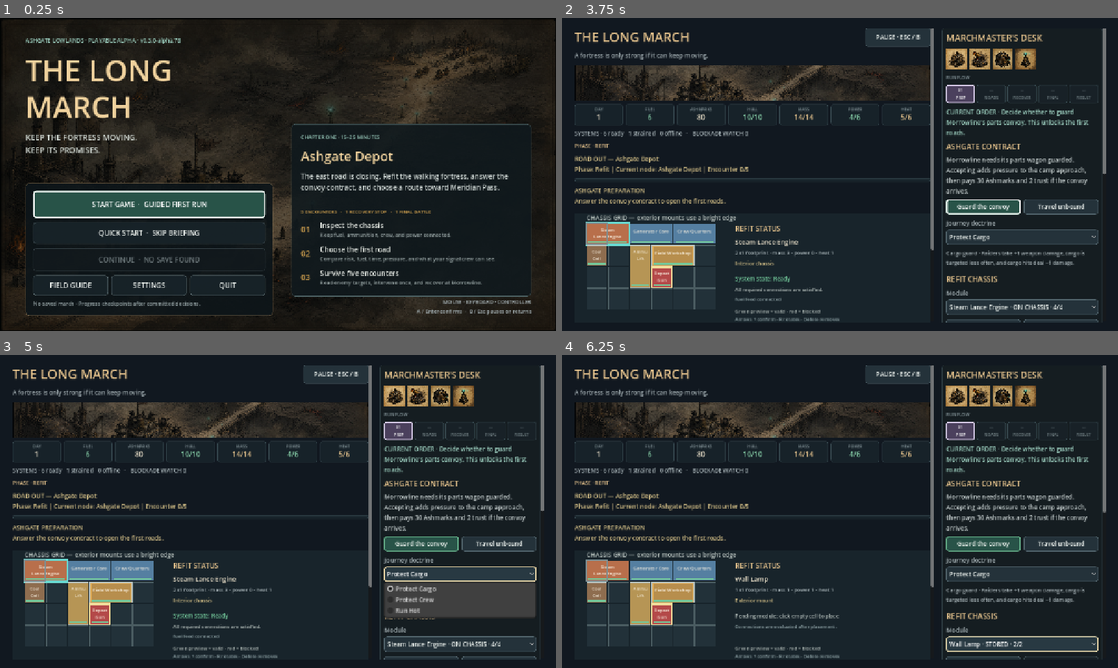
Above: before the commit, frames 1-4 (two rows, left to right).
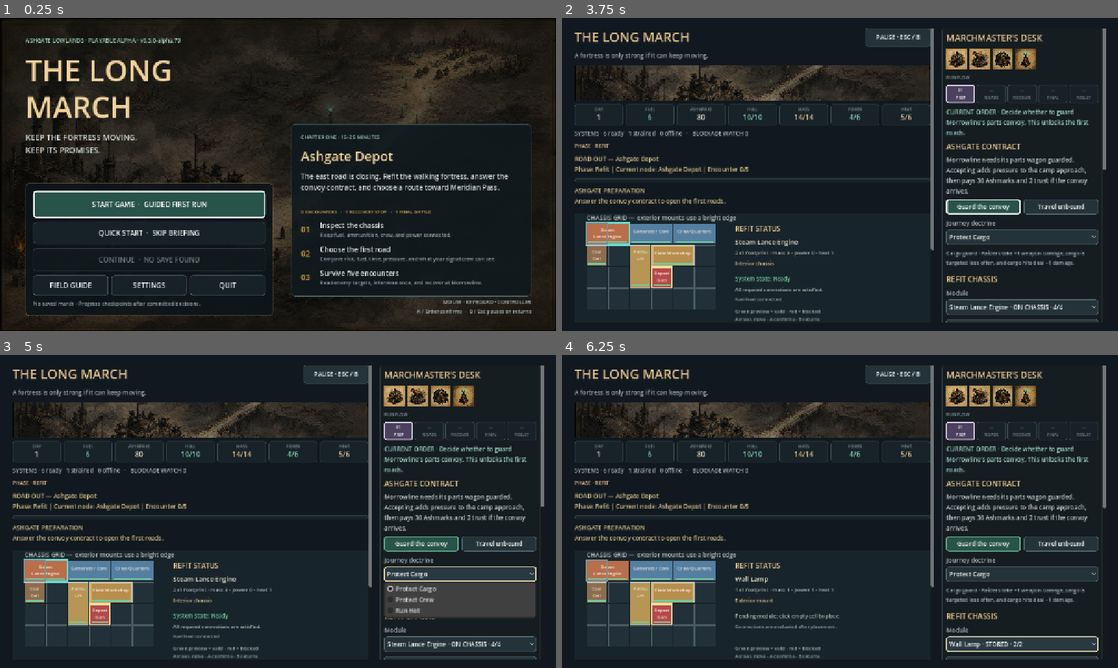
Above: after the commit, the same moments.

Repository: raphaelroshan/the-long-march
Game: Godot game, scene res://scenes/App.tscn
The game is run twice, just before and just after one commit, with the same random seed, the same clock (stepped at 60 frames per second) and the same inputs.
Inputs (mouse positions are in pixels of both pictures, inside the frame that each line leads up to):
- Up to frame 1 (0.25 s): no input
- Up to frame 2 (3.75 s): click "START GAME · GUIDED FIRST RUN" at 0.5 s; click "Guard the convoy" at 1.25 s; click "Travel unbound" at 2 s; click (1023, 327) at 2.75 s, where only the run after the commit has a clickable "EDIT CHASSIS · ARROWS + A"; click "SKIP BRIEFING" at 3.5 s
- Up to frame 3 (5 s): click "Protect Cargo" at 4.25 s
- Up to frame 4 (6.25 s): click "Steam Lance Engine · ON CHASS…" at 5 s; click (984, 664) at 5.75 s, where only the run before the commit has a clickable "Rotate"

The runs differ from the first frame. In frame 1, less than 0.1% of the frame differs, in the area x 31-33%, y 6-8%; in frame 2, 0.1%; in frame 3, 0.1%; in frame 4, 0.1%, in the area x 34-98%, y 48-98%.

Commit message:
Make chassis editing controller discoverable

Diff:
--- a/project.godot
+++ b/project.godot
@@ -4,7 +4,7 @@
 
 [application]
 config/name="The Long March"
-config/version="0.3.0-alpha.78"
+config/version="0.3.0-alpha.79"
 run/main_scene="res://scenes/App.tscn"
 config/features=PackedStringArray("4.4", "GL Compatibility")
 
--- a/src/ui/main.gd
+++ b/src/ui/main.gd
@@ -30,7 +30,7 @@
 	},
 	{
 		"title": "Read the machine",
-		"body": "Select an installed module to see what keeps it Ready. Engines need adjacent fuel; weapons benefit from ammunition lifts; workshops need crew and work better beside parts. Moving one system can weaken another.",
+		"body": "Select an installed module to see what keeps it Ready. Engines need adjacent fuel; weapons benefit from ammunition lifts; workshops need crew. Choose Edit Chassis; arrows move the gold cursor, A or Enter acts, and B or Escape returns.",
 		"action": "TRY THIS · Select the Steam Lance Engine and read its dependency status before changing the layout."
 	},
 	{
@@ -60,6 +60,7 @@
 var route_option: OptionButton
 var doctrine_option: OptionButton
 var module_option: OptionButton
+var focus_chassis_button: Button
 var rotate_button: Button
 var remove_button: Button
 var travel_button: Button
@@ -425,6 +426,7 @@
 	fortress_panel.grid_cell_pressed.connect(_on_grid_cell_pressed)
 	fortress_panel.rotate_requested.connect(_on_rotate_pressed)
 	fortress_panel.remove_requested.connect(_on_remove_pressed)
+	fortress_panel.focus_exit_requested.connect(_on_fortress_focus_exit_requested)
 	left.add_child(fortress_panel)
 
 	event_label = Label.new()
@@ -507,6 +509,11 @@
 	_select_module_option(selected_module_id)
 	module_group = _labeled_control("Module", module_option)
 	controls.add_child(module_group)
+	focus_chassis_button = Button.new()
+	focus_chassis_button.text = "EDIT CHASSIS · ARROWS + A"
+	focus_chassis_button.tooltip_text = "Move keyboard or controller focus to the chassis. Use arrows to move, A or Enter to select or place, and B or Escape to return."
+	focus_chassis_button.pressed.connect(_focus_chassis_for_refit)
+	controls.add_child(focus_chassis_button)
 
 	refit_actions = HBoxContainer.new()
 	refit_actions.add_theme_constant_override("separation", 8)
@@ -1176,6 +1183,8 @@
 	else:
 		_set_event("Contract choice blocked: %s." % String(result.get("reason", "unknown")))
 	_refresh_ui()
+	if bool(result.get("ok", false)):
+		focus_current_action.call_deferred()
 
 func _on_campaign_node_pressed(index: int) -> void:
 	if index < 0 or index >= campaign_node_buttons.size():
@@ -1249,6 +1258,18 @@
 	else:
 		_set_event("%s is no longer available in this run." % module_name)
 	_refresh_ui()
+
+func _focus_chassis_for_refit() -> void:
+	if not state.can_refit():
+		return
+	if selected_module_cell.x >= 0:
+		fortress_panel.cursor_cell = selected_module_cell
+	fortress_panel.queue_redraw()
+	fortress_panel.grab_focus()
+
+func _on_fortress_focus_exit_requested() -> void:
+	if _control_can_receive_focus(focus_chassis_button):
+		_focus_control(focus_chassis_button)
 
 func _sync_selected_module_context() -> void:
 	selected_module_cell = Vector2i(-1, -1)
@@ -1672,12 +1693,13 @@
 			selected_shape.x,
 			selected_shape.y,
 			mount_text,
-			"Selected on chassis; click an empty cell to move it." if not selected_installed.is_empty() else "Click an empty cell to place it.",
+			"Selected on chassis; choose an empty cell to move it." if not selected_installed.is_empty() else "Choose an empty cell to place it.",
 			dependency_text
 		]
 	else:
 		refit_label.text = "Refit locked during the journey. The current chassis remains visible for battle inspection."
 	module_option.disabled = not state.can_refit()
+	focus_chassis_button.disabled = not state.can_refit()
 	rotate_button.disabled = not state.can_refit()
 	remove_button.disabled = not state.can_refit() or selected_installed.is_empty()
 	var is_refit_phase := state.phase in ["refit", "settlement"]
@@ -1694,6 +1716,7 @@
 	phase_badge.text = "PHASE · %s" % state.phase.replace("_", " ").to_upper()
 	refit_title.visible = is_refit_phase
 	module_group.visible = is_refit_phase
+	focus_chassis_button.visible = is_refit_phase
 	refit_actions.visible = is_refit_phase
 	refit_label.visible = is_refit_phase
 	route_group.visible = state.phase == "refit" and not state.campaign_active
@@ -1933,6 +1956,7 @@
 	signal grid_cell_pressed(cell: Vector2i)
 	signal rotate_requested
 	signal remove_requested
+	signal focus_exit_requested
 
 	var state: LongMarchState
 	const CELL := 50.0
@@ -1956,7 +1980,9 @@
 		mouse_filter = Control.MOUSE_FILTER_STOP
 		focus_mode = Control.FOCUS_ALL
 		mouse_default_cursor_shape = Control.CURSOR_POINTING_HAND
-		tooltip_text = "Click a module to select it, or click an empty cell to place or move. Use arrow keys and Enter after focusing the chassis."
+		tooltip_text = "Click a module to select it, or click an empty cell to place or move. With keyboard or controller focus, use arrows and A or Enter; B or Escape returns to the desk."
+		focus_entered.connect(queue_redraw)
+		focus_exited.connect(queue_redraw)
 
 	func _grid_rect() -> Rect2:
 		return Rect2(ORIGIN, Vector2(LongMarchState.GRID_WIDTH * CELL, LongMarchState.GRID_HEIGHT * CELL))
@@ -1999,6 +2025,9 @@
 		elif event.is_action_pressed("ui_accept"):
 			grid_cell_pressed.emit(cursor_cell)
 			accept_event()
+		elif event.is_action_pressed("ui_cancel"):
+			focus_exit_requested.emit()
+			accept_event()
 		elif event is InputEventKey and event.pressed and not event.echo:
 			if event.keycode == KEY_R:
 				rotate_requested.emit()
@@ -2061,13 +2090,15 @@
 			draw_string(ThemeDB.fallback_font, Vector2(x, 178), "Connections are evaluated after placement.", HORIZONTAL_ALIGNMENT_LEFT, 320, 11, Color("#8fa3a7"))
 		if state.can_refit():
 			draw_string(ThemeDB.fallback_font, Vector2(x, 228), "Green preview = valid · red = blocked", HORIZONTAL_ALIGNMENT_LEFT, 320, 11, Color("#b9c3bf"))
-			draw_string(ThemeDB.fallback_font, Vector2(x, 246), "Arrows + confirm · R rotates · Delete removes", HORIZONTAL_ALIGNMENT_LEFT, 320, 11, Color("#8fa3a7"))
+			draw_string(ThemeDB.fallback_font, Vector2(x, 246), "Arrows move · A confirms · B returns", HORIZONTAL_ALIGNMENT_LEFT, 320, 11, Color("#8fa3a7"))
 		else:
 			draw_string(ThemeDB.fallback_font, Vector2(x, 228), "Select another module to inspect battle damage.", HORIZONTAL_ALIGNMENT_LEFT, 320, 11, Color("#b9c3bf"))
 
 	func _draw() -> void:
 		draw_rect(Rect2(Vector2.ZERO, size), Color("#18242b"), true)
-		draw_string(ThemeDB.fallback_font, Vector2(ORIGIN.x, 14), "CHASSIS GRID — exterior mounts use a bright edge", HORIZONTAL_ALIGNMENT_LEFT, -1, 14, Color("#b9c3bf"))
+		if has_focus():
+			draw_rect(Rect2(Vector2.ZERO, size).grow(-2), Color("#f0cf96"), false, 3.0)
+		draw_string(ThemeDB.fallback_font, Vector2(ORIGIN.x, 14), "CHASSIS EDIT MODE — arrows move · A acts · B returns" if has_focus() else "CHASSIS GRID — exterior mounts use a bright edge", HORIZONTAL_ALIGNMENT_LEFT, -1, 14, Color("#f0cf96") if has_focus() else Color("#b9c3bf"))
 		for y in range(LongMarchState.GRID_HEIGHT):
 			for x in range(LongMarchState.GRID_WIDTH):
 				draw_rect(Rect2(ORIGIN + Vector2(x * CELL, y * CELL), Vector2(CELL - 3, CELL - 3)), Color("#223139"), true)
--- a/tests/test_prototype_flow.gd
+++ b/tests/test_prototype_flow.gd
@@ -88,6 +88,7 @@
 		if _step == 1:
 			_expect(game.onboarding_next_button.get_node_or_null(game.onboarding_next_button.focus_neighbor_left) == game.onboarding_back_button, "later briefing steps should restore Previous to controller navigation")
 			_expect(game.onboarding_skip_button.get_node_or_null(game.onboarding_skip_button.focus_next) == game.onboarding_back_button, "later briefing steps should restore Previous to the modal Tab cycle")
+			_expect(game.onboarding_body_label.text.contains("Edit Chassis") and game.onboarding_body_label.text.contains("B or Escape returns"), "the briefing should explain how controller users enter and leave chassis editing")
 		if _step == game.ONBOARDING_STEPS.size() - 1:
 			_expect(game.onboarding_next_button.text == "ENTER ASHGATE", "the final briefing action should clearly enter the playable stage")
 		game.onboarding_next_button.pressed.emit()
@@ -127,10 +128,26 @@
 	game.module_option.select(engine_index)
 	game.module_option.item_selected.emit(engine_index)
 	await process_frame
+	_expect(game.focus_chassis_button.visible and not game.focus_chassis_button.disabled, "refit should expose an explicit keyboard and controller path into the chassis")
+	game.focus_chassis_button.pressed.emit()
+	await process_frame
+	_expect(game.fortress_panel.has_focus() and game.fortress_panel.cursor_cell == game.selected_module_cell, "Edit Chassis should focus the selected module cell")
+	var chassis_right := InputEventAction.new()
+	chassis_right.action = "ui_right"
+	chassis_right.pressed = true
+	game.fortress_panel._gui_input(chassis_right)
+	_expect(game.fortress_panel.cursor_cell == Vector2i(1, 0), "focused chassis controls should move the gold cursor with directional input")
+	var chassis_cancel := InputEventAction.new()
+	chassis_cancel.action = "ui_cancel"
+	chassis_cancel.pressed = true
+	game.fortress_panel._gui_input(chassis_cancel)
+	await process_frame
+	_expect(game.focus_chassis_button.has_focus(), "B or Escape should return chassis focus to the visible desk action")
 	_expect(game.campaign_map.visible and game.campaign_node_buttons.size() == 9, "the campaign should render the full authored node graph")
 	_expect(game.campaign_map.status_for("ashgate_depot") == "current", "the map should mark Ashgate as the current node")
 	_expect(game.campaign_map.status_for("rill_crossing") == "blocked" and game.campaign_map.status_for("soot_orchard") == "blocked", "the opening roads should visibly wait for the contract decision")
 	game.contract_accept_button.pressed.emit()
+	await process_frame
 	await process_frame
 	await process_frame
 	_expect(game.state.guard_contract_status == "accepted", "the guard contract should be selectable through the UI")
Not shown, changed: export_presets.cfg
Not shown, changed: README.md
Not shown, changed: docs/decision_log.md
